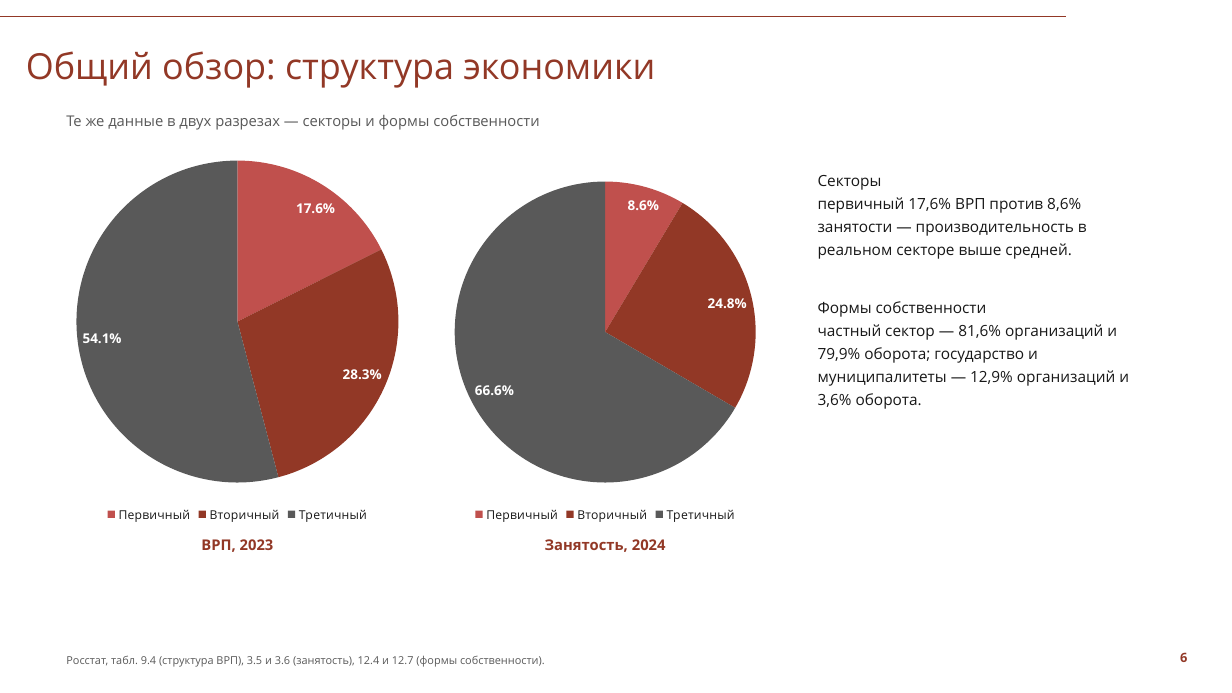
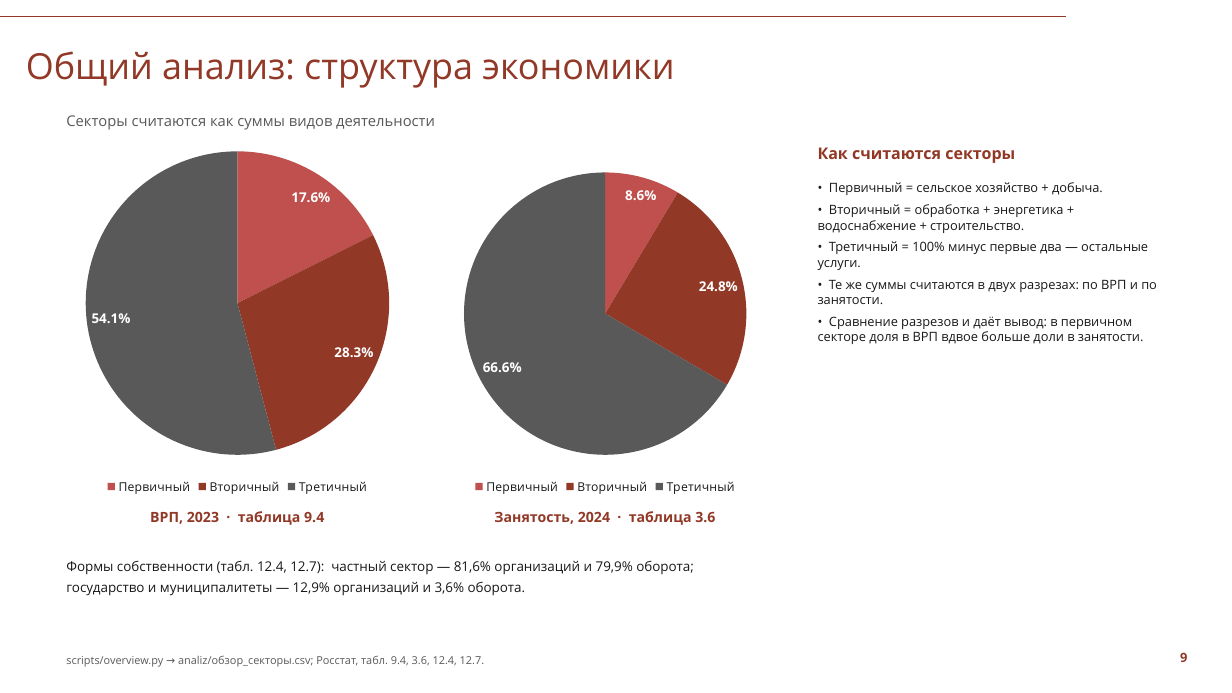
Before and after one commit to Seabas1/Analysis-of-regions, a slide deck: slide 9 of Саратовская_область_презентация_СПбГУ.pptx (slide 6 before the commit). Drawn at 1232x693 pixels with LibreOffice and Linux fonts; fonts in the diff are those of the drawing; background and template pictures are left out. Boxes give left, top, right and bottom in pixels: in the first picture for what was removed or moved away, otherwise in the second. Text is boxed around its words. In the diff, an @@ line names an element or a change of style, - is before the commit and + after.

Commit message:
Презентация перестроена: сбор данных -> общий анализ -> сферы
- 6 слайдов про сбор: карта источников, Росстат, вакансии, OSM, геометрия, итог сбора
- 2 слайда общего анализа области (скрипт + цифры, секторы как агрегация)
- по каждому сектору два слайда: как считает скрипт (таблица соответствия
  и фрагмент кода) и результаты
- 16 слайдов вместо 19, числа приведены к данным из скриптов

```diff
--- a/Саратовская_область_презентация_СПбГУ.pptx
+++ b/Саратовская_область_презентация_СПбГУ.pptx
@@ title at bbox=[26, 51, 674, 88]: text changed @@
-Общий обзор: структура экономики
+Общий анализ: структура экономики
@@ text at bbox=[66, 115, 435, 130]: text changed @@
-Те же данные в двух разрезах — секторы и формы собственности
+Секторы считаются как суммы видов деятельности
@@ pie chart: place and size @@
-pie chart at bbox=[57, 148, 418, 527]
+pie chart at bbox=[57, 139, 418, 499]
@@ pie chart: place and size @@
-pie chart at bbox=[425, 148, 786, 527]
+pie chart at bbox=[425, 139, 786, 499]
@@ text added at bbox=[818, 147, 1015, 163], 12.5 pt, text #923826, bold @@
+Как считаются секторы
@@ text added at bbox=[818, 182, 1157, 344], 10 pt, text #181818 @@
+• Первичный = сельское хозяйство + добыча.
+• Вторичный = обработка + энергетика + водоснабжение + строительство.
+• Третичный = 100% минус первые два — остальные услуги.
+• Те же суммы считаются в двух разрезах: по ВРП и по занятости.
+• Сравнение разрезов и даёт вывод: в первичном секторе доля в ВРП вдвое больше доли в занятости.
@@ text at bbox=[150, 511, 324, 525]: text changed; size 11.5 to 11 pt @@
-ВРП, 2023
+ВРП, 2023 · таблица 9.4
@@ text at bbox=[494, 511, 715, 525]: text changed; size 11.5 to 11 pt @@
-Занятость, 2024
+Занятость, 2024 · таблица 3.6
@@ text at bbox=[66, 561, 694, 596]: text changed; size 12 to 10.5 pt @@
-Секторы
-первичный 17,6% ВРП против 8,6% занятости — производительность в реальном секторе выше средней.
-Формы собственности
-частный сектор — 81,6% организаций и 79,9% оборота; государство и муниципалитеты — 12,9% организаций и 3,6% оборота.
+Формы собственности (табл. 12.4, 12.7): частный сектор — 81,6% организаций и 79,9% оборота; государство и муниципалитеты — 12,9% организаций и 3,6% оборота.
@@ text at bbox=[66, 655, 485, 667]: text changed @@
-Росстат, табл. 9.4 (структура ВРП), 3.5 и 3.6 (занятость), 12.4 и 12.7 (формы собственности).
+scripts/overview.py → analiz/обзор_секторы.csv; Росстат, табл. 9.4, 3.6, 12.4, 12.7.
```
Also in this commit, not shown: 3 other slides changed, 12 slides added, 15 slides removed, 2 other files.
